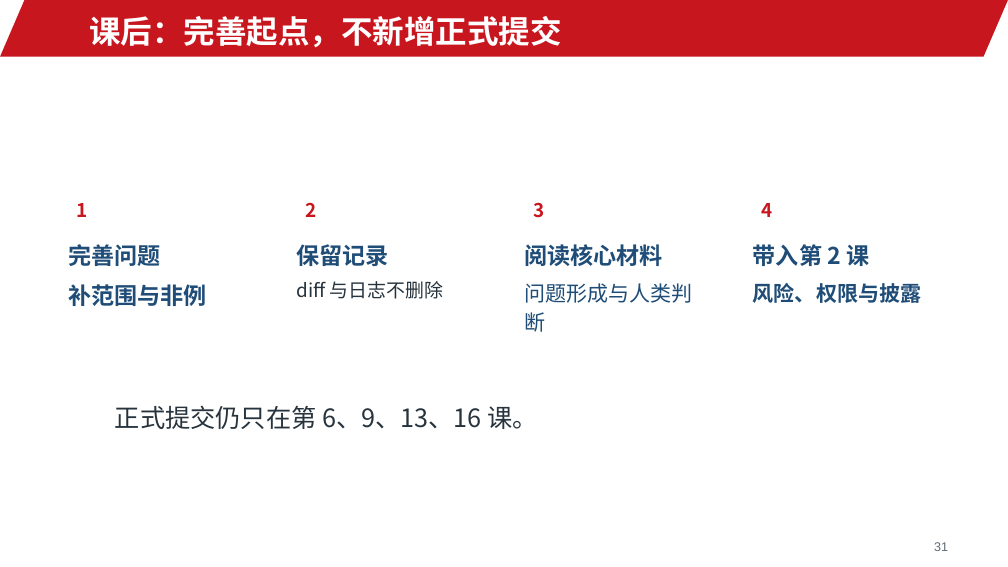
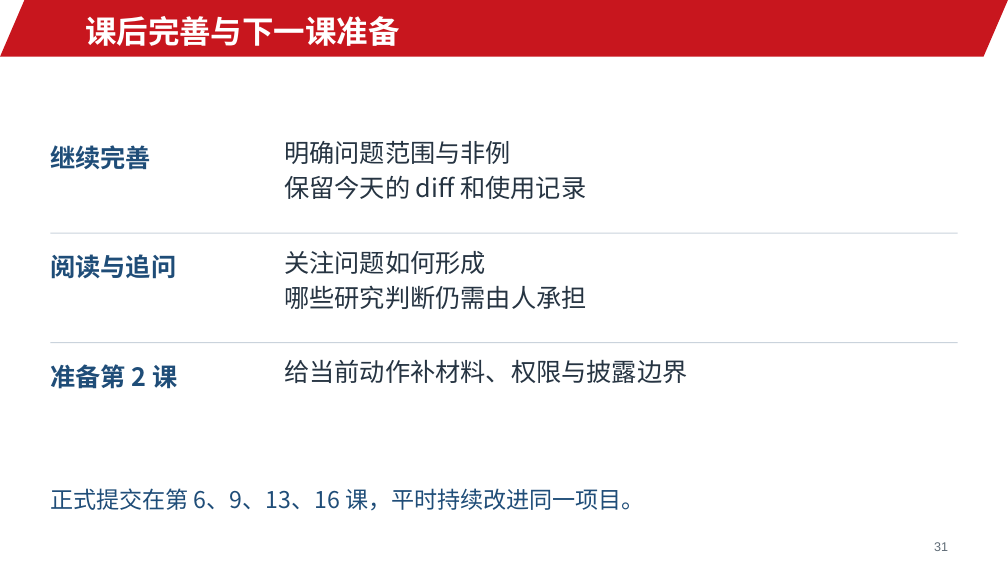
Before and after one commit to jinyh/ai4research, a slide deck: slide 31 of lessons/lesson-01/slides.pptx. Drawn at 1008x567 pixels with LibreOffice and Linux fonts; fonts in the diff are those of the drawing; background and template pictures are left out. Boxes give left, top, right and bottom in pixels: in the first picture for what was removed or moved away, otherwise in the second. Text is boxed around its words. In the diff, an @@ line names an element or a change of style, - is before the commit and + after.

```diff
--- a/lessons/lesson-01/slides.pptx
+++ b/lessons/lesson-01/slides.pptx
@@ text at (x1=85, y1=16, x2=400, y2=46): text changed @@
-课后：完善起点，不新增正式提交
+课后完善与下一课准备
@@ text added at (x1=50, y1=145, x2=151, y2=170), 24 pt, text #1F4D78, bold @@
+继续完善
@@ text at (x1=284, y1=141, x2=586, y2=199): text changed; size 22 to 24 pt; text colour #1F4D78 to #263442; bold off @@
-完善问题
+明确问题范围与非例
+保留今天的 diff 和使用记录
@@ text removed at (x1=77, y1=203, x2=88, y2=217) @@
-1
@@ text removed at (x1=305, y1=202, x2=316, y2=217) @@
-2
@@ text removed at (x1=533, y1=202, x2=544, y2=218) @@
-3
@@ text removed at (x1=762, y1=203, x2=773, y2=217) @@
-4
@@ line added from (51, 233) to (958, 233), #CAD3DC 0.98 pt @@
@@ text added at (x1=50, y1=254, x2=176, y2=279), 24 pt, text #1F4D78, bold @@
+阅读与追问
@@ text added at (x1=284, y1=251, x2=586, y2=309), 24 pt, text #263442 @@
+关注问题如何形成
+哪些研究判断仍需由人承担
@@ text removed at (x1=296, y1=244, x2=388, y2=266) @@
-保留记录
@@ text removed at (x1=68, y1=284, x2=206, y2=306) @@
-补范围与非例
@@ text removed at (x1=296, y1=281, x2=443, y2=299) @@
-diff 与日志不删除
@@ text removed at (x1=525, y1=283, x2=693, y2=332) @@
-问题形成与人类判断
@@ text removed at (x1=753, y1=283, x2=921, y2=303) @@
-风险、权限与披露
@@ vertical alignment middle to top in 3 elements at (x1=284, y1=360, x2=687, y2=383), (x1=284, y1=141, x2=586, y2=199), (x1=50, y1=364, x2=177, y2=389) @@
@@ line added from (51, 343) to (958, 343), #CAD3DC 0.98 pt @@
@@ text at (x1=50, y1=364, x2=177, y2=389): text changed; size 22 to 24 pt @@
-带入第 2 课
+准备第 2 课
@@ text at (x1=284, y1=360, x2=687, y2=383): text changed; size 22 to 24 pt; text colour #1F4D78 to #263442; bold off @@
-阅读核心材料
+给当前动作补材料、权限与披露边界
@@ text at (x1=50, y1=488, x2=645, y2=511): text changed; size 24 to 22 pt; text colour #27333D to #1F4D78 @@
-正式提交仍只在第 6、9、13、16 课。
+正式提交在第 6、9、13、16 课，平时持续改进同一项目。
```
Also in this commit, not shown: 11 other slides changed, 18 slides added, 18 slides removed, 18 other files.
